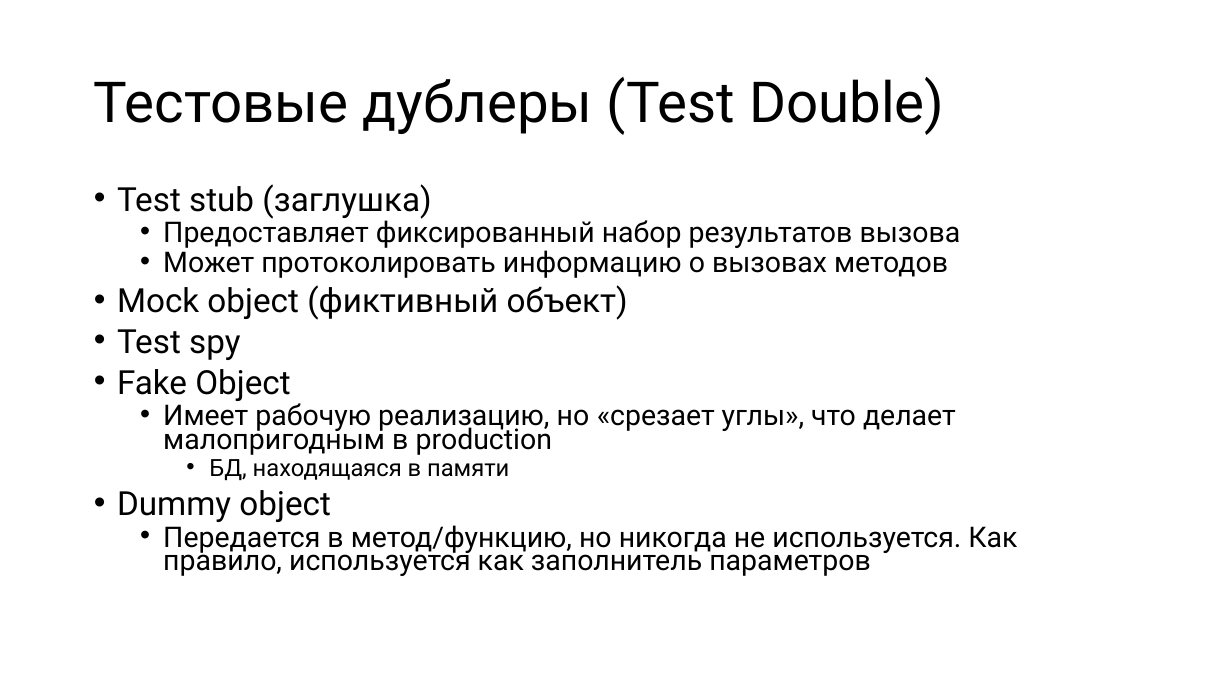
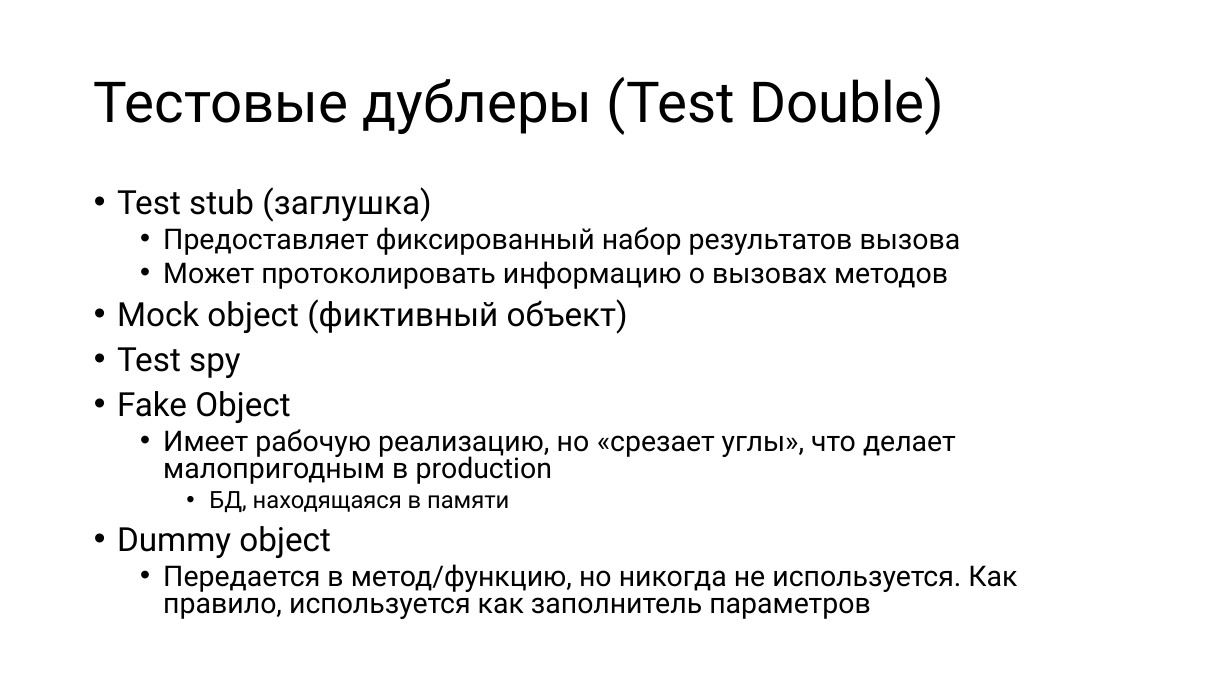
Before and after one commit to alexey-malov/ood, a slide deck: slide 57 of lectures/16.mvxx/mvxx.pptx (slide 51 before the commit). Drawn at 1232x693 pixels with LibreOffice and Linux fonts; fonts in the diff are those of the drawing. Boxes give left, top, right and bottom in pixels: in the first picture for what was removed or moved away, otherwise in the second. Text is boxed around its words. In the diff, an @@ line names an element or a change of style, - is before the commit and + after.

```diff
--- a/lectures/16.mvxx/mvxx.pptx
+++ b/lectures/16.mvxx/mvxx.pptx
@@ text "Test stub (заглушка)" at (117,187,1017,619): line spacing 0.7 to 0.8 @@
```
Also in this commit, not shown: 6 other slides changed, 6 slides added, 9 other files.
